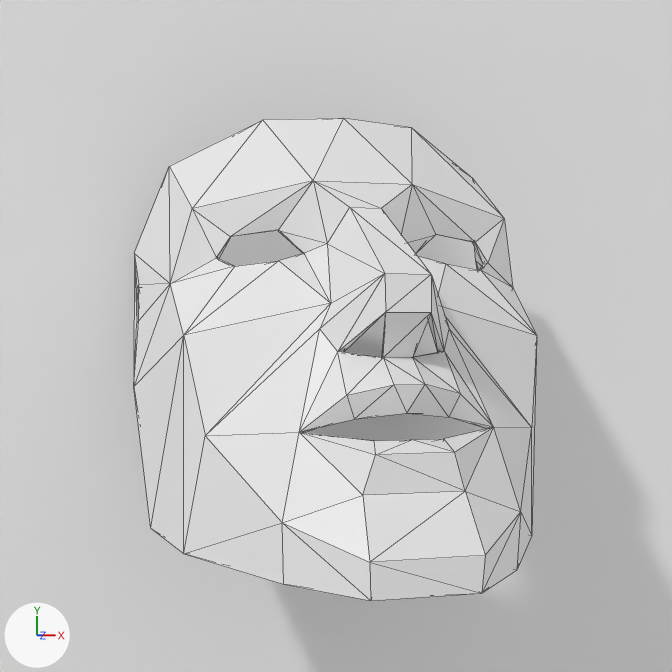
What one commit did to the Blender file Iluminacion.blend.
Both versions are drawn from the file's camera 'Camera'. The lights are fixed; the arrows at lower left show +X, +Y and +Z. Mesh edges are drawn as thin lines.

Names of what the first picture shows: 'Plane', 'low_polygon_mask_V2'.
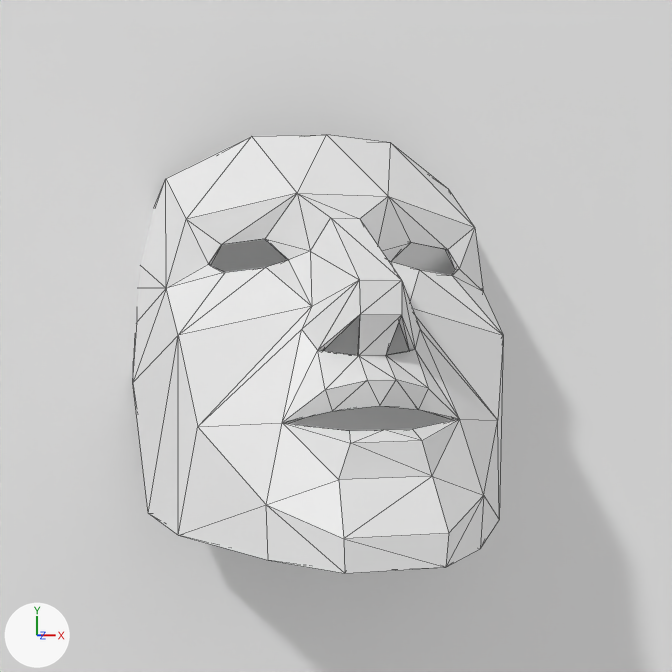
Changed parts and their boxes [x1, y1, x2, y2] in the pictures (672 x 672 px):
'low_polygon_mask_V2', moved
    before: [134, 118, 537, 601]
    after: [133, 135, 503, 573]

Diff of the bpy script that builds the scene:
```diff
--- a/Iluminacion.blend.py
+++ b/Iluminacion.blend.py
@@ ob_low_polygon_mask_v2 @@
 ob_low_polygon_mask_v2 = bpy.data.objects.new('low_polygon_mask_V2', me_low_polygon_mask_v2_002)
-ob_low_polygon_mask_v2.location = (0.0, 0.0, 0.1)
+ob_low_polygon_mask_v2.location = (0.0, 0.0, 0.071)
 ob_low_polygon_mask_v2.rotation_euler = (-1.571, 0.0, 0.0)  # degrees (-90, 0, 0)
```
